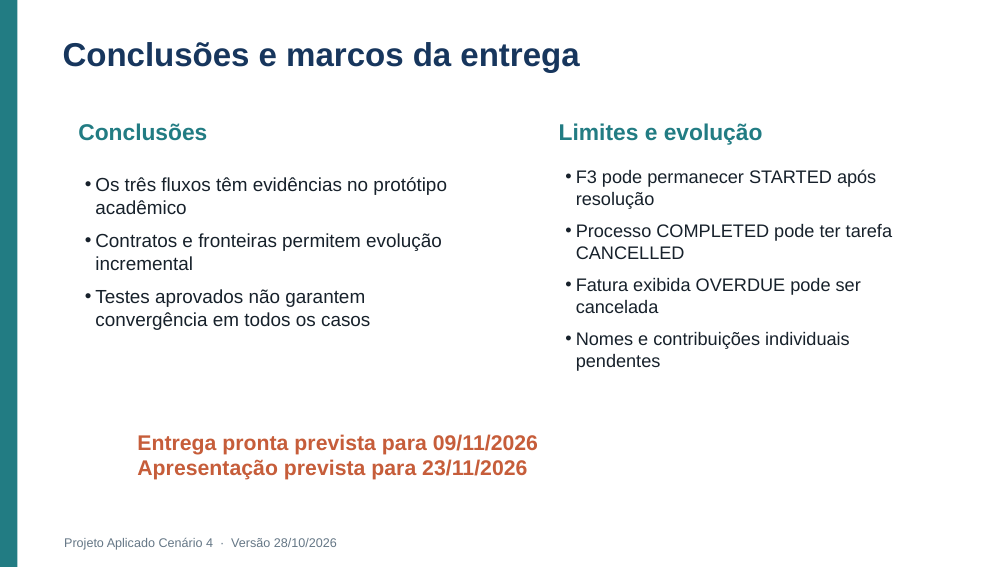
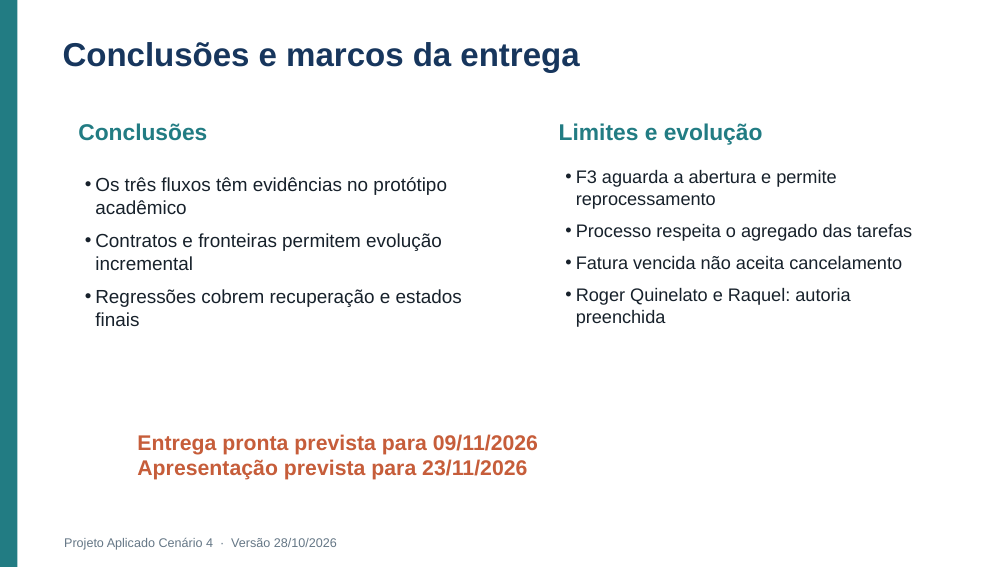
Before and after one commit to Roger-Quinelato/projetoAplicado7, a slide deck: slide 18 of output/Apresentacao_Cenario_4.pptx. Drawn at 1008x567 pixels with LibreOffice and Linux fonts; fonts in the diff are those of the drawing. Boxes give left, top, right and bottom in pixels: in the first picture for what was removed or moved away, otherwise in the second. Text is boxed around its words. In the diff, an @@ line names an element or a change of style, - is before the commit and + after.

Commit message:
Corrige recuperação do F3, estados de fechamento e autoria da entrega (#78)
* fix: recupera F3 e alinha estados de fechamento e autoria

* docs: corrige autoria para Roger Quinelato

```diff
--- a/output/Apresentacao_Cenario_4.pptx
+++ b/output/Apresentacao_Cenario_4.pptx
@@ text at (576,170,912,327): text changed @@
-• F3 pode permanecer STARTED após resolução
-• Processo COMPLETED pode ter tarefa CANCELLED
-• Fatura exibida OVERDUE pode ser cancelada
-• Nomes e contribuições individuais pendentes
+• F3 aguarda a abertura e permite reprocessamento
+• Processo respeita o agregado das tarefas
+• Fatura vencida não aceita cancelamento
+• Roger Quinelato e Raquel: autoria preenchida
@@ text at (95,289,462,326): text changed @@
-• Testes aprovados não garantem convergência em todos os casos
+• Regressões cobrem recuperação e estados finais
```
Also in this commit, not shown: 4 other slides changed, 20 other files.
